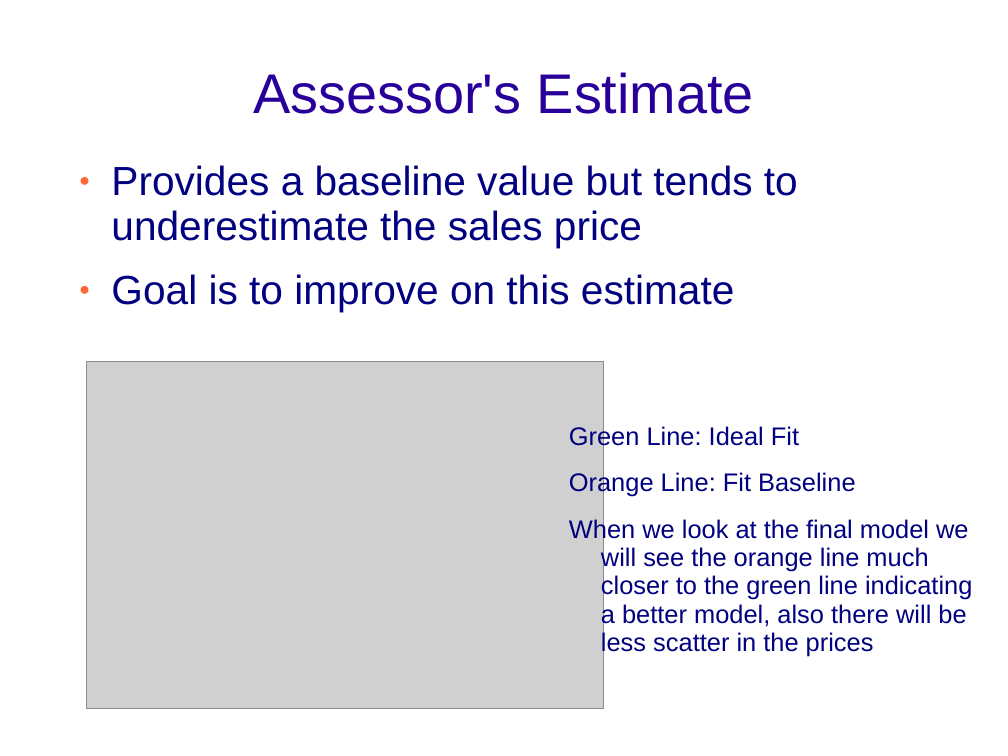
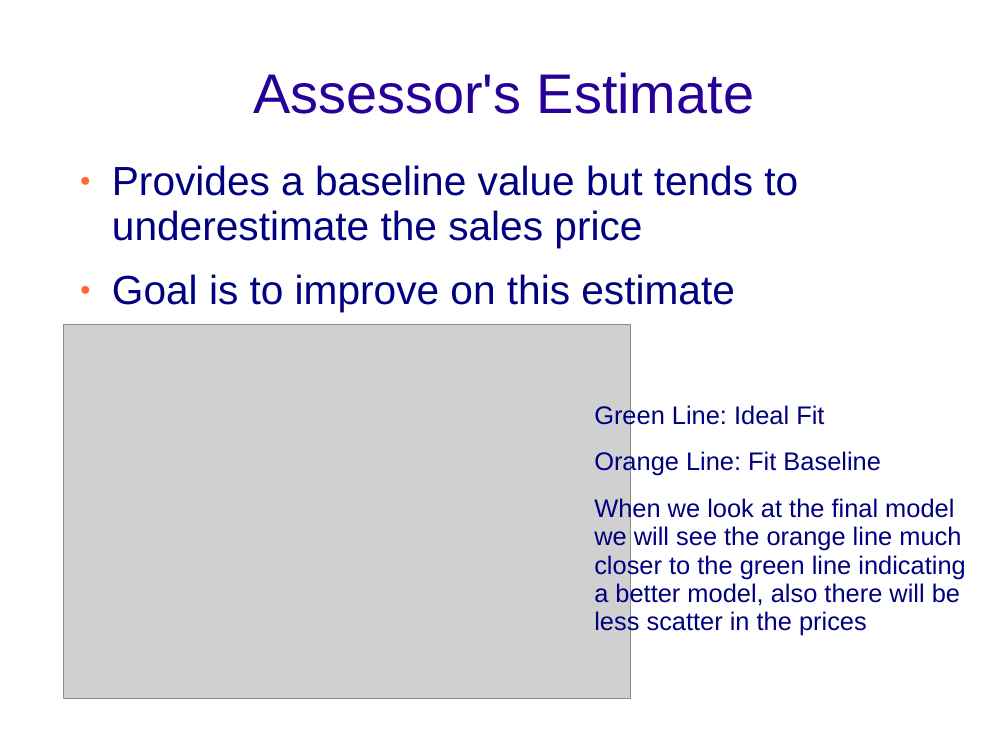
Before and after one commit to Vettejeep/Boulder_County_Home_Prices, a slide deck: slide 5 of MaherKevin.ppt. Drawn at 1008x756 pixels with LibreOffice and Linux fonts; fonts in the diff are those of the drawing; grey boxes stand for pictures; background and template pictures are left out. Boxes give left, top, right and bottom in pixels: in the first picture for what was removed or moved away, otherwise in the second. Text is boxed around its words. In the diff, an @@ line names an element or a change of style, - is before the commit and + after.

```diff
--- a/MaherKevin.ppt
+++ b/MaherKevin.ppt
@@ picture: place and size @@
-picture at [87,361,604,709]
+picture at [63,325,631,699]
@@ text "Green Line: Ideal Fit": place and size @@
-text "Green Line: Ideal Fit" at [569,424,972,657]
+text "Green Line: Ideal Fit" at [594,403,965,636]
@@ text "Green Line: Ideal Fit" at [594,403,965,636]: indent changed @@
```
Also in this commit, not shown: 7 other slides changed, 1 slide added, 1 other file.
